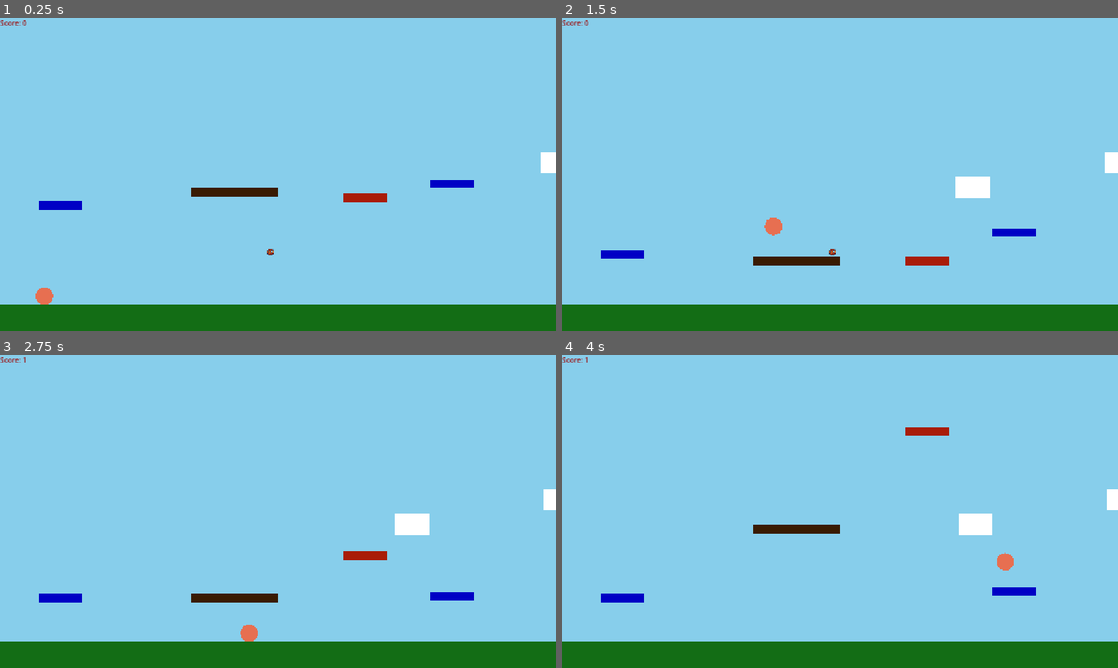
Above: before the commit, frames 1-4 (two rows, left to right).
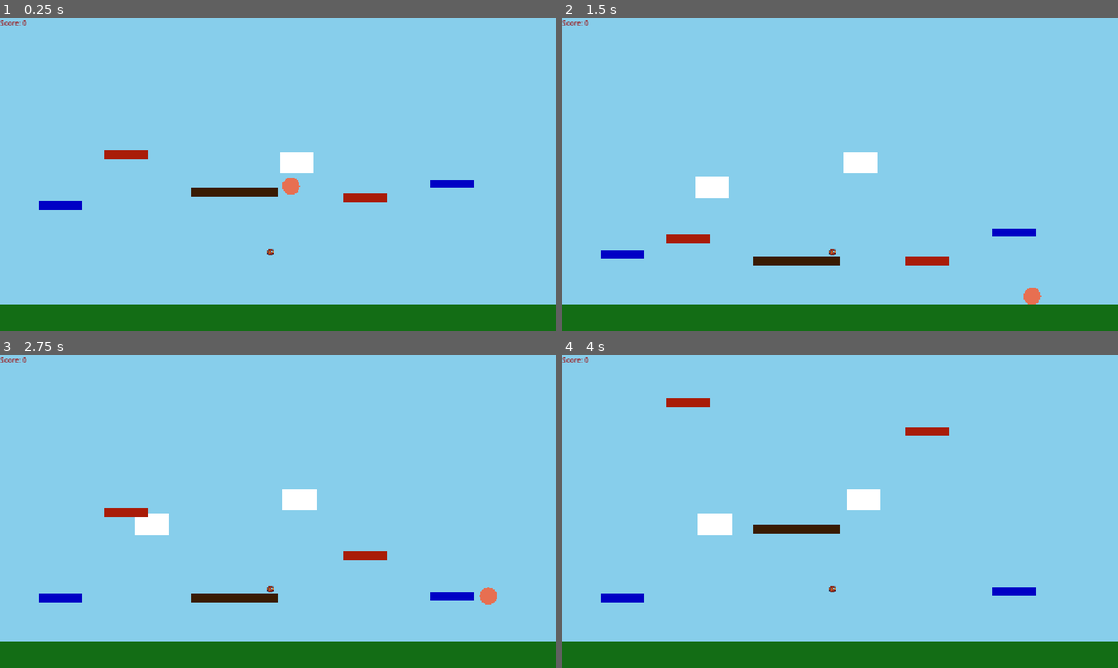
Above: after the commit, the same moments.

Repository: tjrink/WindPrototype
Game: Godot game, scene res://main_scene.tscn
The game is run twice, just before and just after one commit, with the same random seed, the same clock (stepped at 60 frames per second) and the same inputs.
Inputs:
- Up to frame 1 (0.25 s): no input
- Up to frame 2 (1.5 s): tap Enter (ui_accept) at 0.5, 0.77 s; hold Right (ui_right) from 0.53 s (still down)
- Up to frame 3 (2.75 s): tap Enter (ui_accept) at 1.52 s; release Right (ui_right) at 2.03 s; hold Left (ui_left) from 2.03 s (still down)
- Up to frame 4 (4 s): release Left (ui_left) at 2.78 s; hold Right (ui_right) from 2.78 s (still down); tap Enter (ui_accept) at 3.02, 3.77 s

The runs differ from the first frame. In frame 1, 1.1% of the frame differs, in the area x 6-100%, y 42-92%; in frame 2, 1.9%; in frame 3, 1.9%, in the area x 4-100%, y 0-92%; in frame 4, 1.8%.

Commit message:
Fixed issues with cloud spawning and disappearing.

Diff:
--- a/Global.gd
+++ b/Global.gd
@@ -7,5 +7,8 @@
 func _ready() -> void:
 	var scoreboard_scene = preload("res://scoreboard.tscn")
 	var scoreboard_instance = scoreboard_scene.instantiate()
+	add_child(scoreboard_instance)
 
-	add_child(scoreboard_instance)
+	var player_scene = preload("res://player.tscn")
+	var player_instance = player_scene.instantiate()
+	add_child(player_instance)
--- a/Spawners/cloud_spawner.gd
+++ b/Spawners/cloud_spawner.gd
@@ -19,9 +19,13 @@
 func spawn_cloud() -> void:
 	##Creates a cloud at a random position
 	var cloud_instance = CLOUD_SCENE.instantiate()
-	cloud_instance.starting_x = randf_range(0, 1200)
+	cloud_instance.starting_x = randf_range(-600, 600)
 	cloud_instance.starting_y = randf_range(-300, 300)
 	cloud_instance.z_index = -100
 
 	#Add cloud to scene tree
 	get_parent().add_child(cloud_instance)
+
+
+func _on_area_2d_area_entered(area: Area2D) -> void:
+	pass # Replace with function body.
--- a/Spawners/platform_spawner.gd
+++ b/Spawners/platform_spawner.gd
@@ -4,40 +4,6 @@
 const PLATFORM_SCENE = preload("res://platform.tscn")
 
 # Define the level layout data using FLOAT values (e.g., 50.0 instead of 50)
-# NOTE: Y coordinates - smaller Y = higher on screen
-# Ground is at Y=300, so platforms should be ABOVE that (smaller Y values)
-#const PLATFORM_DATA = [
-	## Platform 1: Near the player position for easy testing
-	#{
-		#"x": 0.0,      # Center of screen
-		#"y": 0.0,    # Above ground (ground is at 300)
-		#"width":100.0,
-		#"height": 50.0,
-		#"travel": 200.0,
-		#"speed": 2.0,
-		#"color": Color(0.6, 0.4, 0.2, 1.0)
-	#},
-	## Platform 2: To the right
-	#{
-		#"x": 400.0,
-		#"y": 100.0,    # Higher up
-		#"width": 200.0,
-		#"height": 50.0,
-		#"travel": 100.0,
-		#"speed": 0.5,
-		#"color": Color(0.6, 0.4, 0.2, 1.0)
-	#},
-	## Platform 3: To the left
-	#{
-		#"x": -400.0,
-		#"y": 0.0,    # Mid height
-		#"width": 100.0,
-		#"height": 50.0,
-		#"travel": 75.0,
-		#"speed": 1.5,
-		#"color": Color(0.6, 0.4, 0.2, 1.0)
-	#}
-#]
 
 const PLATFORM_DATA = [
 	{
@@ -59,6 +25,11 @@
 		"profile_path": "res://PlatformClasses/BrownPlatform.tres",
 		"x": -100,
 		"y": 0
+	},
+	{
+		"profile_path": "res://PlatformClasses/RedPlatform.tres",
+		"x": -350,
+		"y": -100
 	}
 ]
 
--- /dev/null
+++ b/area_2d.gd
@@ -0,0 +1,17 @@
+extends Area2D
+
+
+# Called when the node enters the scene tree for the first time.
+func _ready() -> void:
+	pass # Replace with function body.
+
+
+# Called every frame. 'delta' is the elapsed time since the previous frame.
+func _process(delta: float) -> void:
+	pass
+
+
+
+
+func _on_body_entered(body: Node2D) -> void:
+	print("Player on ground")
--- a/cloud.gd
+++ b/cloud.gd
@@ -1,7 +1,7 @@
 extends Node2D
 
-const LEFT_EDGE = 0
-const RIGHT_EDGE = 1200
+const LEFT_EDGE = -600
+const RIGHT_EDGE = 600
 
 @export var starting_x: float
 @export var starting_y: float
--- /dev/null
+++ b/ground.gd
@@ -0,0 +1,11 @@
+extends StaticBody2D
+
+
+# Called when the node enters the scene tree for the first time.
+func _ready() -> void:
+	pass # Replace with function body.
+
+
+# Called every frame. 'delta' is the elapsed time since the previous frame.
+func _process(delta: float) -> void:
+	pass
--- a/main_scene.tscn
+++ b/main_scene.tscn
@@ -1,8 +1,8 @@
 [gd_scene load_steps=7 format=3 uid="uid://0r11mqgi8vn5"]
 
 [ext_resource type="PackedScene" uid="uid://c7c0jvb7jhp1i" path="res://Spawners/cloud_spawner.tscn" id="1_2c62f"]
+[ext_resource type="Script" uid="uid://bamngfigtlot2" path="res://area_2d.gd" id="1_8mm7a"]
 [ext_resource type="PackedScene" uid="uid://b7q5rwvsk8nfp" path="res://Spawners/platform_spawner.tscn" id="2_gyfs4"]
-[ext_resource type="PackedScene" uid="uid://boee26h6hv02k" path="res://player.tscn" id="3_gyfs4"]
 [ext_resource type="Script" uid="uid://bv2q3rfo8o35y" path="res://Spawners/token_spawner.gd" id="4_d5x1h"]
 [ext_resource type="PackedScene" uid="uid://duis0iioy3w7p" path="res://wind.tscn" id="5_hq1ik"]
 
@@ -36,12 +36,17 @@
 [node name="GroundCollision" type="CollisionShape2D" parent="World/Ground"]
 position = Vector2(0, 330)
 shape = SubResource("RectangleShape2D_2c62f")
+debug_color = Color(0.20361105, 0.6193439, 0.4730158, 0.41960785)
+
+[node name="Area2D" type="Area2D" parent="World/Ground"]
+script = ExtResource("1_8mm7a")
+
+[node name="GroundCollision2" type="CollisionShape2D" parent="World/Ground/Area2D"]
+position = Vector2(0, 330)
+shape = SubResource("RectangleShape2D_2c62f")
 debug_color = Color(0.9104701, 0.19811219, 0.5588026, 0.41960785)
 
 [node name="CloudSpawner" parent="World" instance=ExtResource("1_2c62f")]
-
-[node name="Player" parent="World" instance=ExtResource("3_gyfs4")]
-position = Vector2(-570, 260)
 
 [node name="PlatformSpawner" parent="World" instance=ExtResource("2_gyfs4")]
 
@@ -51,3 +56,5 @@
 [node name="Wind" parent="World" instance=ExtResource("5_hq1ik")]
 
 [node name="Camera" type="Camera2D" parent="."]
+
+[connection signal="body_entered" from="World/Ground/Area2D" to="World/Ground/Area2D" method="_on_body_entered"]
--- a/platform_class_1.gd
+++ /dev/null
@@ -1,7 +0,0 @@
-extends Resource
-
-@export var width: float = 100.0
-@export var height: float = 25.0
-@export var amplitude: float = 200.0
-@export var speed: float = 3.0
-@export var platform_color: Color = Color(0.9, 0.2, 0.3, 1.0)
Not shown, added: area_2d.gd.uid
Not shown, added: ground.gd.uid
Not shown, removed: platform_class_1.gd.uid
